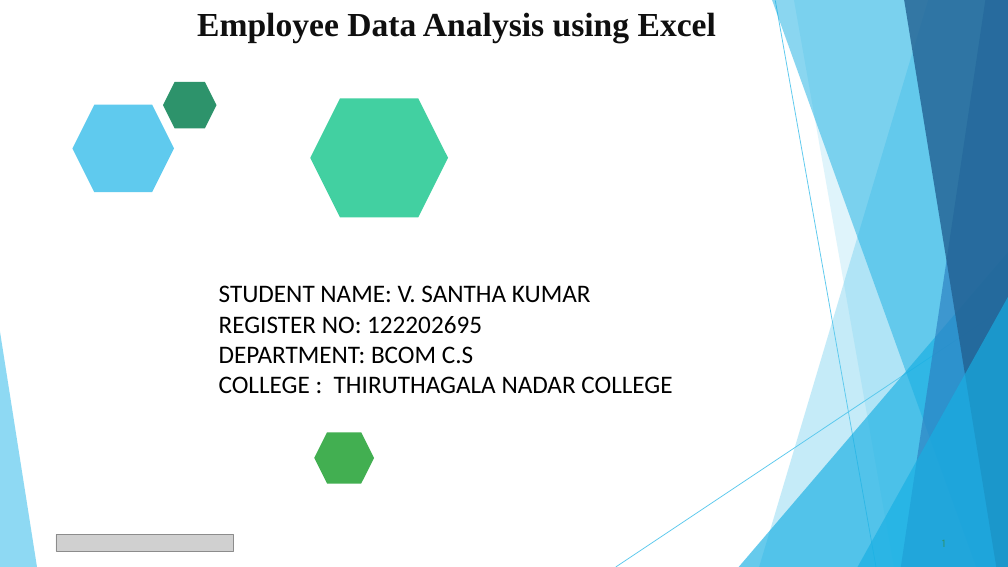
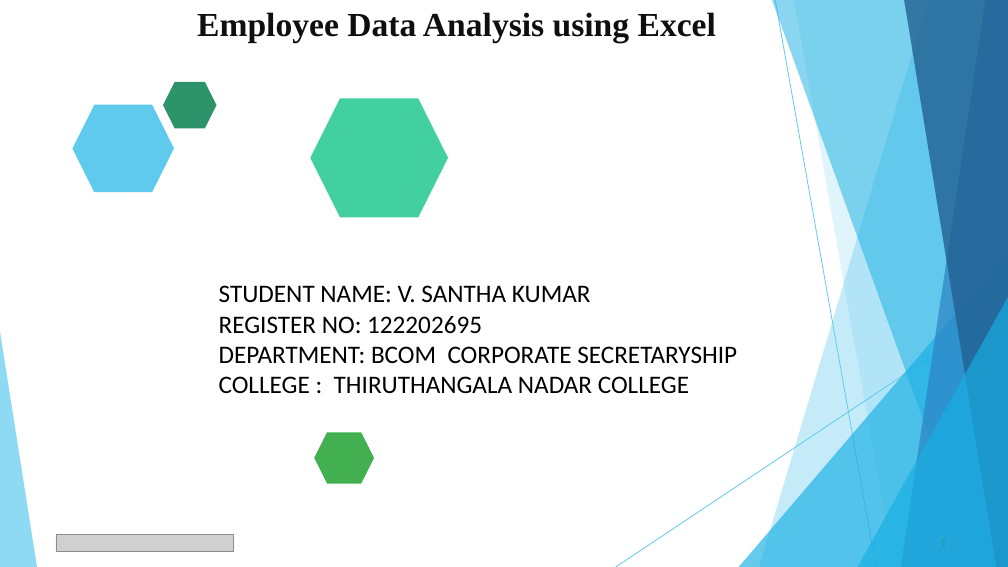
Before and after one commit to Santha204/TNDSC-DC, a slide deck: slide 1 of DOC-20240829-WA0055.pptx. Drawn at 1008x567 pixels with LibreOffice and Linux fonts; fonts in the diff are those of the drawing; grey boxes stand for pictures. Boxes give left, top, right and bottom in pixels: in the first picture for what was removed or moved away, otherwise in the second. Text is boxed around its words. In the diff, an @@ line names an element or a change of style, - is before the commit and + after.

```diff
--- a/DOC-20240829-WA0055.pptx
+++ b/DOC-20240829-WA0055.pptx
@@ text at box(219, 346, 737, 394): text changed @@
-DEPARTMENT: BCOM C.S
-COLLEGE : THIRUTHAGALA NADAR COLLEGE
+DEPARTMENT: BCOM CORPORATE SECRETARYSHIP
+COLLEGE : THIRUTHANGALA NADAR COLLEGE
```
Also in this commit, not shown: 1 other slide changed.
